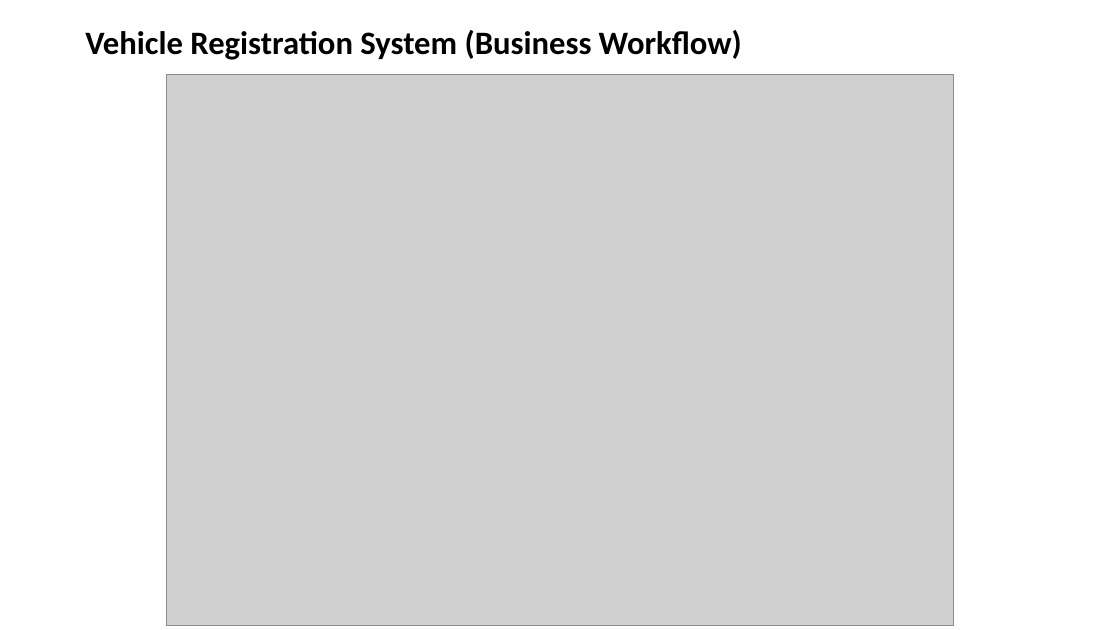
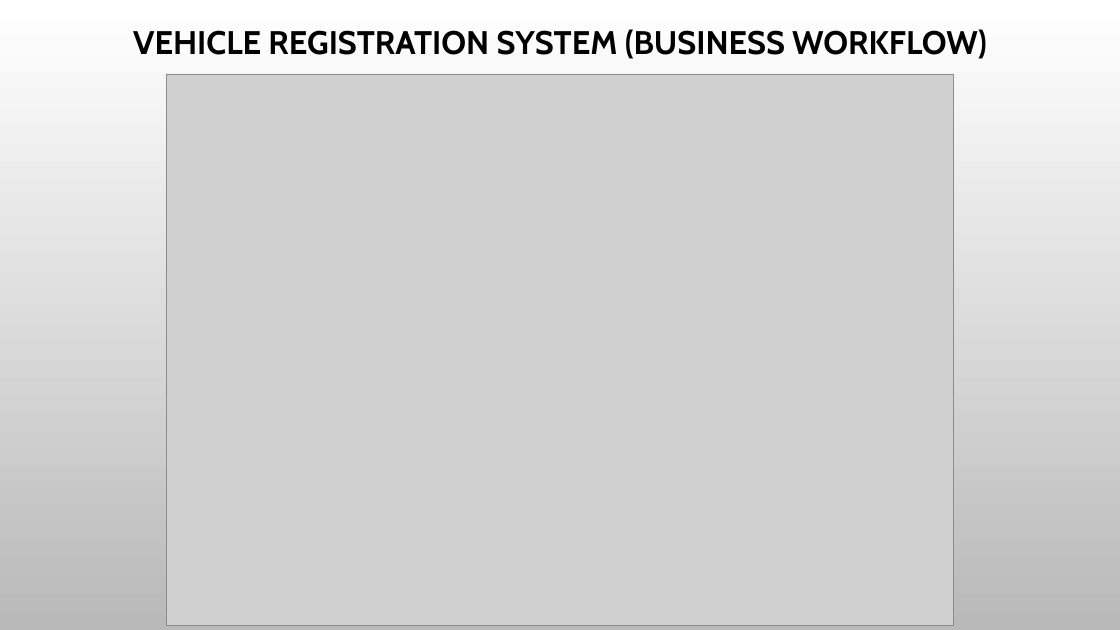
Before and after one commit to aborjasg/background, a slide deck: slide 3 of SSS-VehicleRegistrationSystem.pptx (slide 2 before the commit). Drawn at 1120x630 pixels with LibreOffice and Linux fonts; fonts in the diff are those of the drawing; grey boxes stand for pictures; background and template pictures are left out. Boxes give left, top, right and bottom in pixels: in the first picture for what was removed or moved away, otherwise in the second. Text is boxed around its words. In the diff, an @@ line names an element or a change of style, - is before the commit and + after.

```diff
--- a/SSS-VehicleRegistrationSystem.pptx
+++ b/SSS-VehicleRegistrationSystem.pptx
@@ background #FFFFFF to picture (left out) @@
@@ title at bbox=[133, 29, 987, 59]: text changed; font Calibri to Cabin @@
-Vehicle Registration System (Business Workflow)
+VEHICLE REGISTRATION SYSTEM (BUSINESS WORKFLOW)
```
Also in this commit, not shown: 5 other slides changed, 1 slide added, 1 other file.
